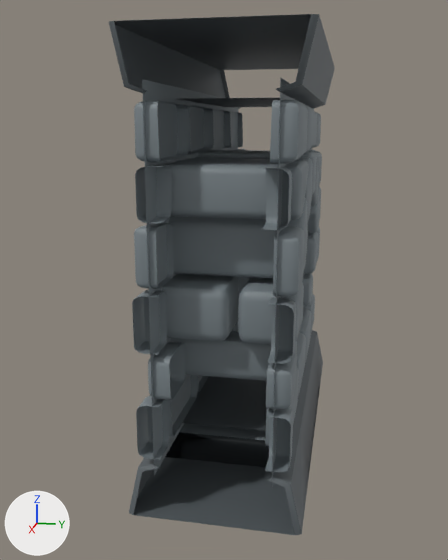
The OBJ model assets/meshlib/dungeon/wall_windowGate.obj, before and after one commit.
Rendered twice from a camera (50 mm lens) standing at (6.5, 1.0, 3.26) and looking at (0.14, -0.27, 1.67). Every picture has the same lights, and +X, +Y and +Z are marked at lower left. The picture after the commit comes second. Where no turn or scale is listed for an object, it has been applied to the vertices.

Objects in the first picture: 'wall_windowGate_Cube.2611'.
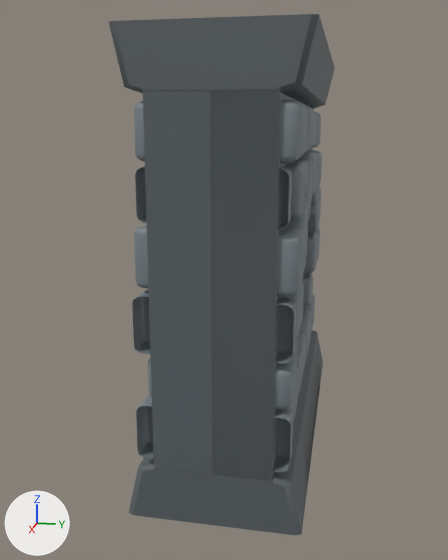
What differs and where, as boxes (x1, y1, x2, y2) in the pictures (448 x 560 px):
part 1 of me_wall_windowgate_cube_2611, added
    after: (114, 14, 311, 535)

What changed in the scene script:
```text
Change me_wall_windowgate_cube_2611:
    used by ob_wall_windowgate_cube_2611; location = (0.0, 0.0, 0.0)
    verts and faces of me_wall_windowgate_cube_2611; kept vertices keep their numbers, new ones are numbered from 3528
    before: 3240 (2.0, 0.7, 0.0) at pixel (294, 535), 3241 (2.0, 0.6, 0.43) at pixel (284, 487), 3248 (2.0, -0.7, 0.0) at pixel (133, 515), 3249 (2.0, -0.6, 0.43) at pixel (142, 471), 3250 (2.0, 0.46, 0.48) at pixel (267, 480)
    before: 3254 (2.0, -0.46, 0.48) at pixel (157, 468), 3257 (2.0, -0.6, 3.57) at pixel (128, 84), 3258 (2.0, -0.7, 4.0) at pixel (114, 20), 3259 (2.0, 0.6, 3.57) at pixel (295, 81), 3260 (2.0, 0.7, 4.0) at pixel (311, 14)
    before: 3263 (2.0, -0.46, 3.52) at pixel (147, 90), 3266 (2.0, 0.46, 3.52) at pixel (275, 89), 3459 (2.0, 0.5, 0.4), 3460 (2.0, -0.5, 0.4) at pixel (154, 476), 3492 (2.0, -0.5, 3.6) at pixel (142, 79)
    before: 3493 (2.0, 0.5, 3.6) at pixel (280, 77)
    remove me_wall_windowgate_cube_2611.from_pydata(...)  # 3528 vertices, 3227 faces; spans x -2.0..2.0, y -0.75..0.75, z 0.0..4.0
    add me_wall_windowgate_cube_2611.from_pydata(...)  # 3528 vertices, 3233 faces; spans x -2.0..2.0, y -0.75..0.75, z 0.0..4.0
    me_wall_windowgate_cube_2611 part 1
    add faces += [(3459, 3493, 3492, 3460)]  # mat_stone_002 (grey #798388)
    add faces += [(3257, 3263, 3266, 3259, 3260, 3258), (3240, 3241, 3250, 3254, 3249, 3248)]  # mat_stonedark_002 (dark grey #596064)
    other edits to the shape of me_wall_windowgate_cube_2611 do not show in these pictures
```
